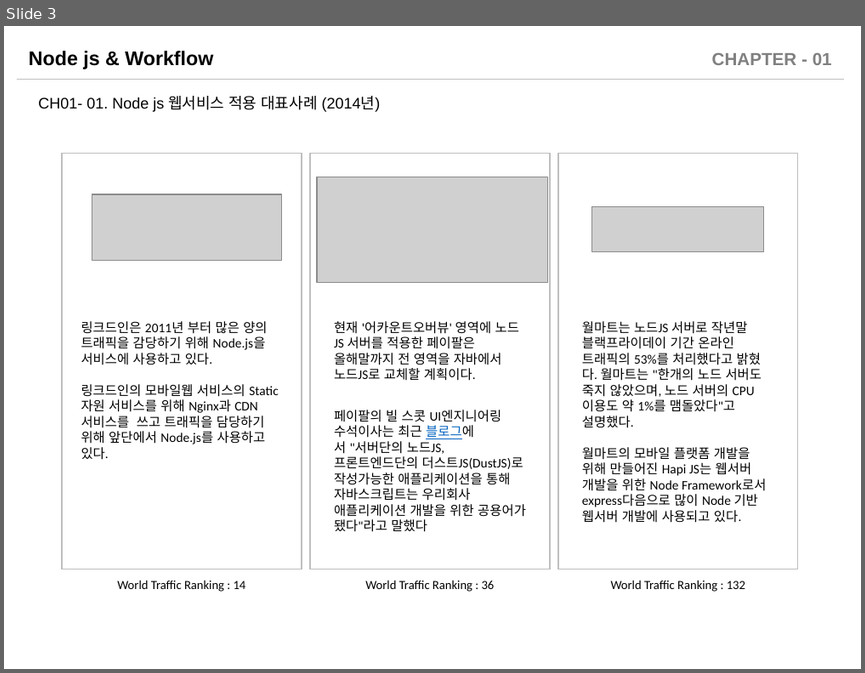
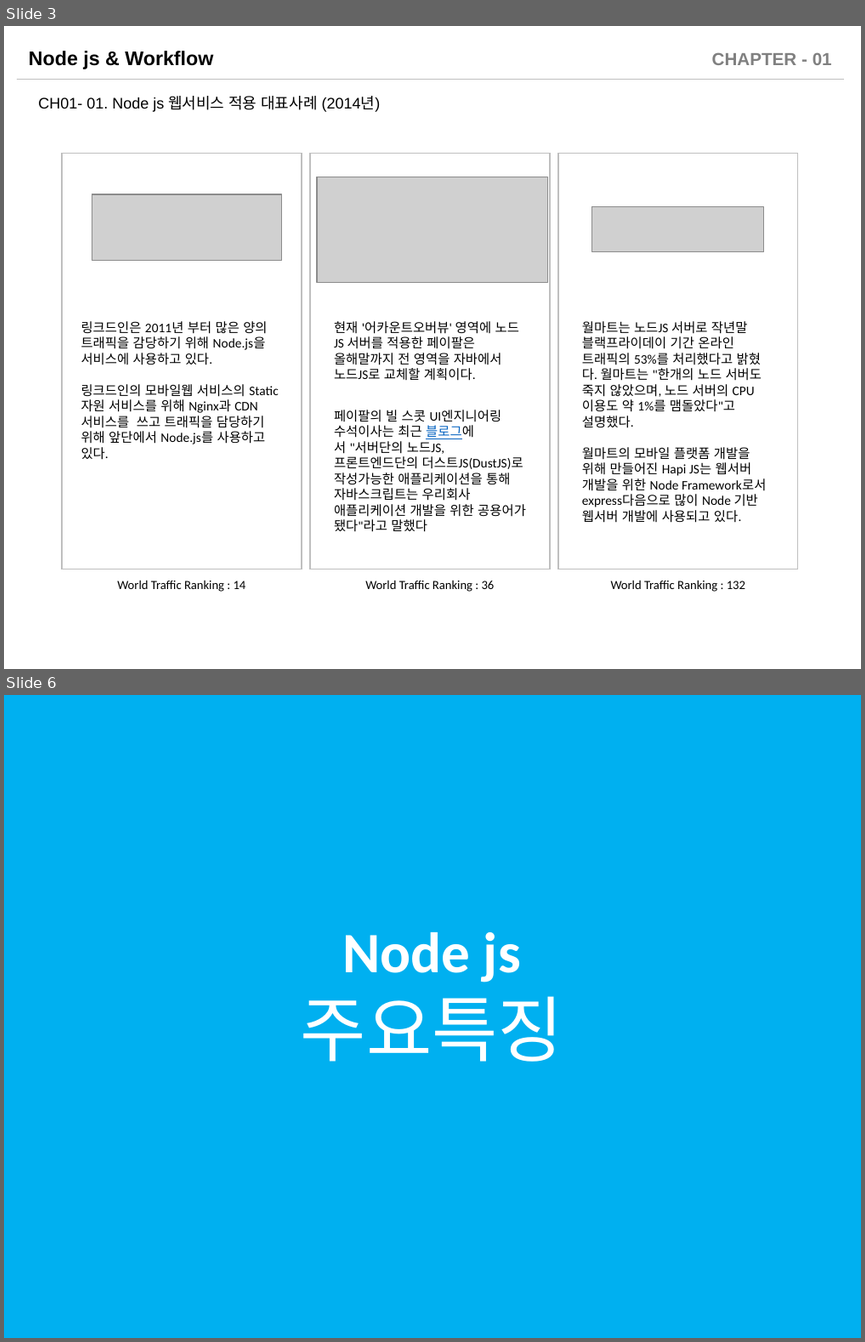
Before and after one commit to sabin21/NodeJS_Workflow_Study, a slide deck: CH01_Nodejs_Intro.pptx. Shown one above the other, each under a label of ours: slide 3 before the commit, slides 3 and 6 after it; the slides between them are not shown. The pictures are 865x673 and 865x1342 pixels, drawn with LibreOffice and Linux fonts; fonts in the diff are those of the drawing; grey boxes stand for pictures. Boxes give left, top, right and bottom in pixels: in the first picture for what was removed or moved away, otherwise in the second. Text is boxed around its words. In the diff, an @@ line names an element or a change of style, - is before the commit and + after.

```diff
--- a/CH01_Nodejs_Intro.pptx
+++ b/CH01_Nodejs_Intro.pptx
@@ slide 6 added at (4, 695, 861, 1338), background #FFFFFF @@
@@ rectangle added at (4, 695, 861, 1338), fill #00B0F0 @@
@@ rectangle added at (60, 903, 803, 1117), outline #00B0F0 1.75 pt, 48 pt, text #FFFFFF, bold @@
+Node js
+주요특징
```
Also in this commit, not shown: 15 slides changed, 7 other slides added, 3 other files.
